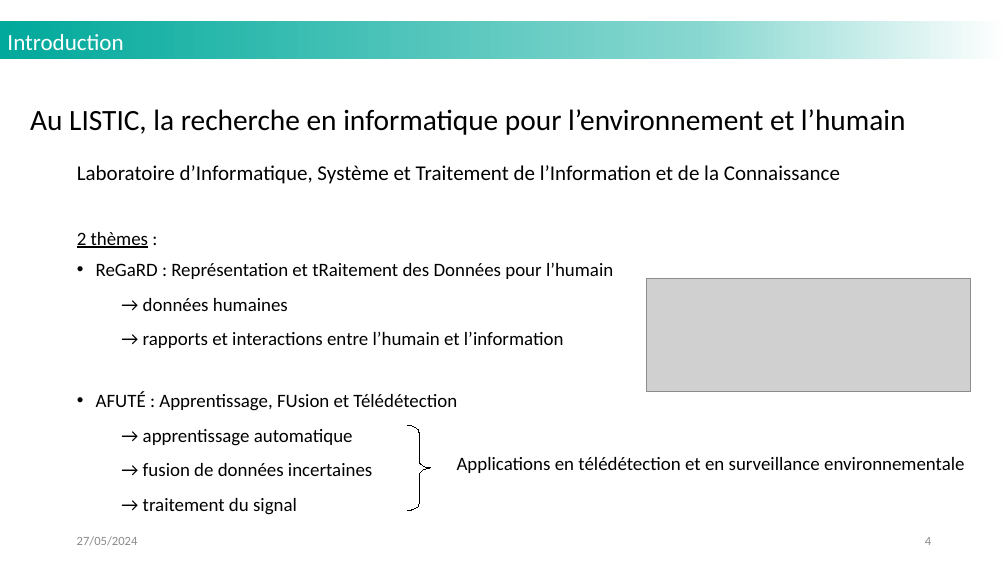
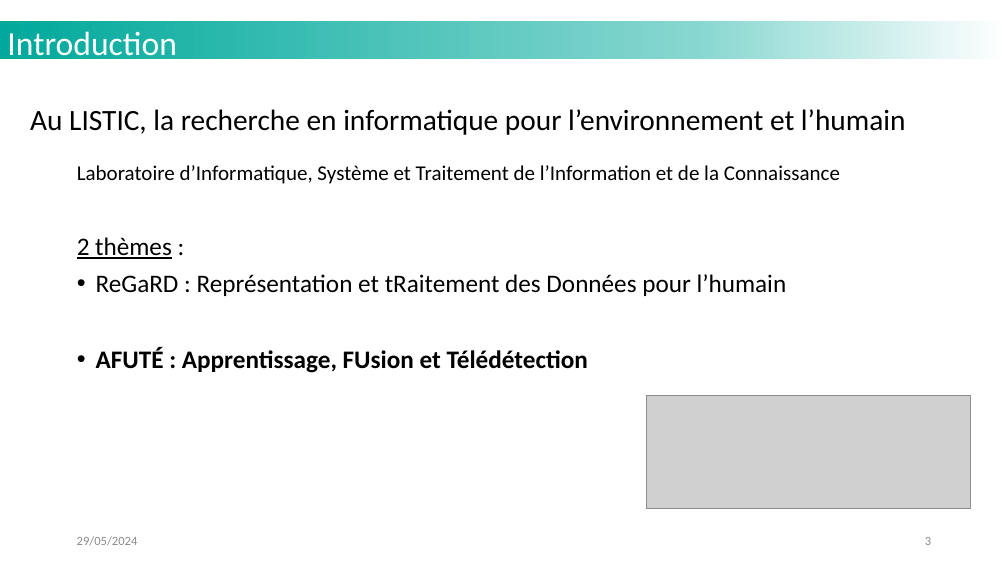
Before and after one commit to MattVerlynde/cahier-labo-stage, a slide deck: slide 3 of static/files_presentation/slides_presentation_stage_LISTIC_MVerlynde_2024.pptx (slide 4 before the commit). Drawn at 1008x567 pixels with LibreOffice and Linux fonts; fonts in the diff are those of the drawing; grey boxes stand for pictures; background and template pictures are left out. Boxes give left, top, right and bottom in pixels: in the first picture for what was removed or moved away, otherwise in the second. Text is boxed around its words. In the diff, an @@ line names an element or a change of style, - is before the commit and + after.

```diff
--- a/static/files_presentation/slides_presentation_stage_LISTIC_MVerlynde_2024.pptx
+++ b/static/files_presentation/slides_presentation_stage_LISTIC_MVerlynde_2024.pptx
@@ text "Introduction" at bbox=[7, 31, 176, 63]: size 22 to 32 pt @@
@@ text at bbox=[77, 237, 787, 373]: size 18 to 24 pt in "2 thèmes :", "ReGaRD : Représentation et tRaitement des Données ...", "AFUTÉ : Apprentissage, FUsion et Télédétection"; bold on in "AFUTÉ : Apprentissage, FUsion et Télédétection" @@
@@ text at bbox=[143, 298, 564, 348]: paragraphs removed @@
-  → données humaines
-  → rapports et interactions entre l’humain et l’information
@@ picture: place and size @@
-picture at bbox=[647, 278, 970, 392]
+picture at bbox=[647, 395, 970, 509]
@@ text at bbox=[143, 429, 372, 515]: paragraphs removed @@
-  → apprentissage automatique
-  → fusion de données incertaines
-  → traitement du signal
@@ freeform shape removed at bbox=[408, 425, 431, 510] @@
@@ text removed at bbox=[457, 457, 964, 473] @@
-Applications en télédétection et en surveillance environnementale
@@ page number at bbox=[925, 537, 931, 545]: text changed @@
-4
+3
```
Also in this commit, not shown: 10 other slides changed, 7 slides added, 5 slides removed, 2 other files.
